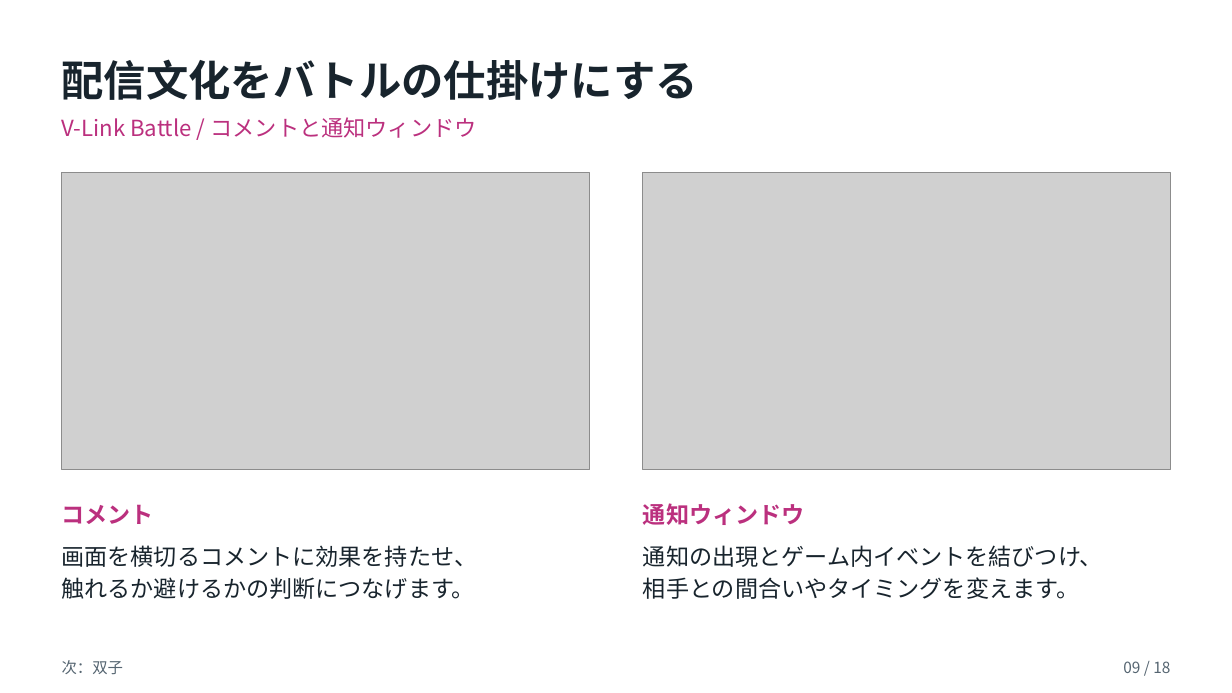
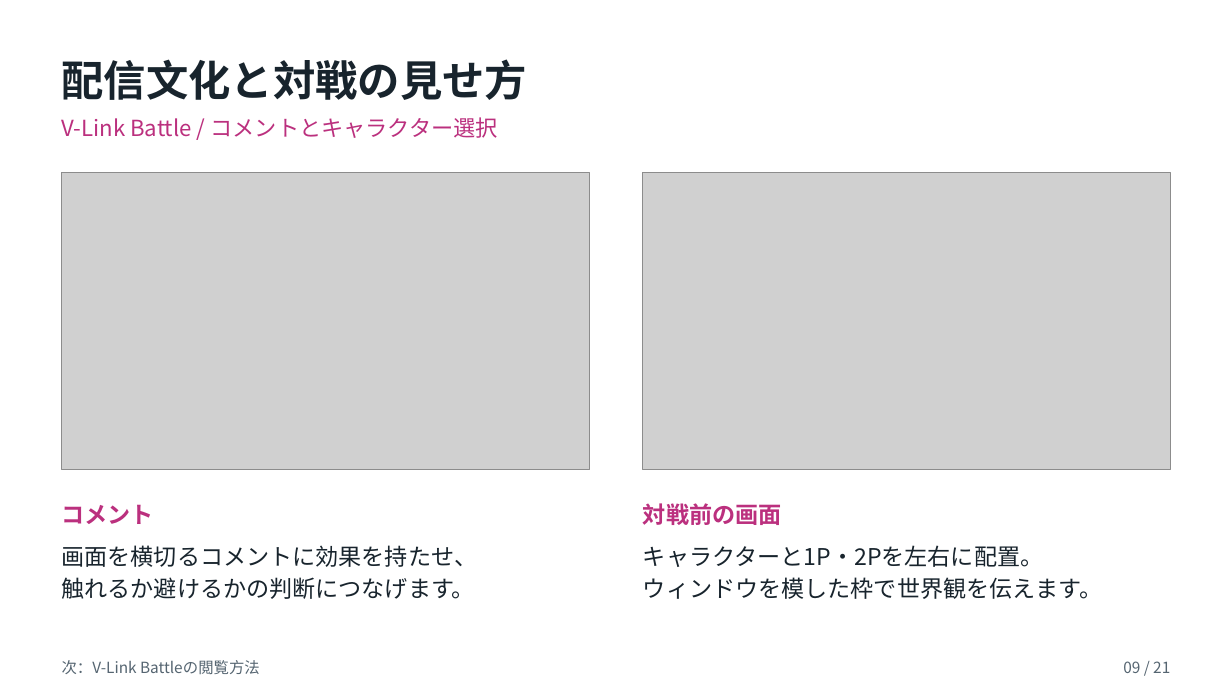
Before and after one commit to kuon-haruto/portfolio, a slide deck: slide 9 of documents/portfolio/島本善太_ポートフォリオ.pptx. Drawn at 1232x693 pixels with LibreOffice and Linux fonts; fonts in the diff are those of the drawing; grey boxes stand for pictures. Boxes give left, top, right and bottom in pixels: in the first picture for what was removed or moved away, otherwise in the second. Text is boxed around its words. In the diff, an @@ line names an element or a change of style, - is before the commit and + after.

```diff
--- a/documents/portfolio/島本善太_ポートフォリオ.pptx
+++ b/documents/portfolio/島本善太_ポートフォリオ.pptx
@@ text at box(62, 59, 528, 100): text changed @@
-配信文化をバトルの仕掛けにする
+配信文化と対戦の見せ方
@@ text at box(62, 117, 498, 138): text changed @@
-V-Link Battle / コメントと通知ウィンドウ
+V-Link Battle / コメントとキャラクター選択
@@ text at box(643, 503, 782, 525): text changed @@
-通知ウィンドウ
+対戦前の画面
@@ text at box(643, 545, 1103, 599): text changed @@
-通知の出現とゲーム内イベントを結びつけ、
-相手との間合いやタイミングを変えます。
+キャラクターと1P・2Pを左右に配置。
+ウィンドウを模した枠で世界観を伝えます。
@@ text at box(62, 660, 260, 674): text changed @@
-次：双子
+次：V-Link Battleの閲覧方法
@@ text at box(1123, 661, 1170, 673): text changed @@
-09 / 18
+09 / 21
```
Also in this commit, not shown: 17 other slides changed, 3 slides added, 3 other files.
